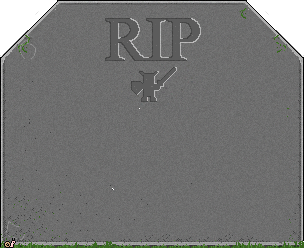
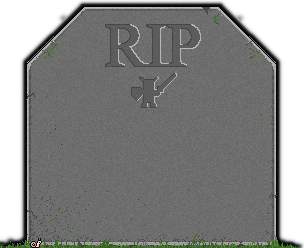
Two versions of the same layered image (304 x 248). Layer-by-layer changes:
added layer "Layer" above "Pasted Layer" over [0, 6, 300, 248]
added layer "Pasted Layer" above "Layer #1" over [0, 0, 304, 248]
painted on "Layer #1" over [0, 0, 304, 248]
